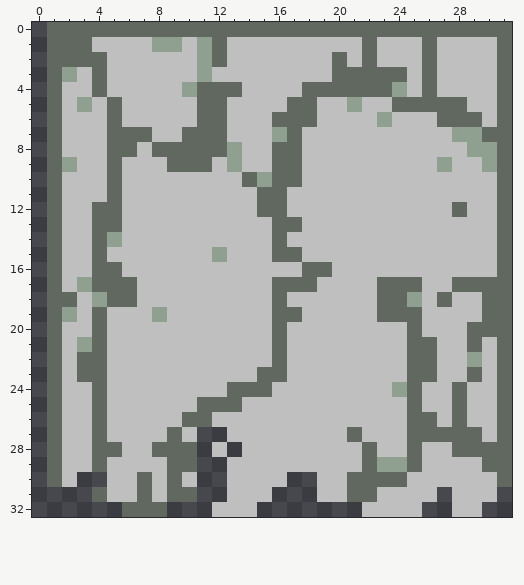
Two states of a pixel-art sprite, resources/atlases/stone/wall_crackled_top.png. Above: the version before the commit.
The file is 32x33 pixels.
Once edited:
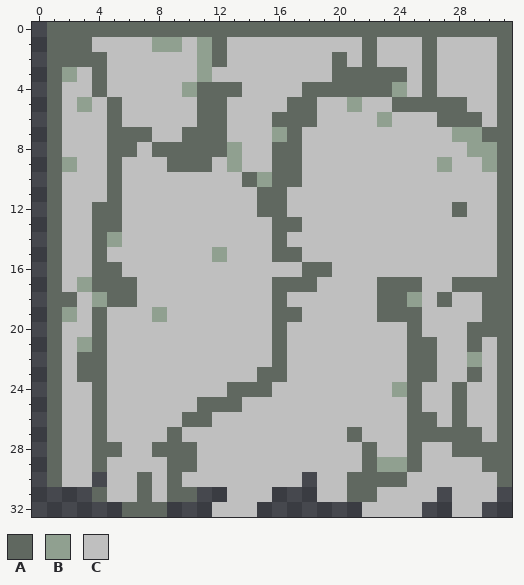
Palette (. is transparent): A #606860  B #90a090  C #bfbfbf
The edit:
{"y":27,"x":11,"old":"..","new":"CC"}
{"y":28,"x":11,"old":".","new":"C"}
{"y":28,"x":13,"old":".","new":"C"}
{"y":29,"x":11,"old":"..","new":"CC"}
{"y":30,"x":3,"old":".","new":"C"}
{"y":30,"x":11,"old":"..","new":"CC"}
{"y":30,"x":17,"old":".","new":"C"}
{"label":"added","picture_box":[197,427,302,487]}
{"label":"added","picture_box":[77,472,92,487]}
